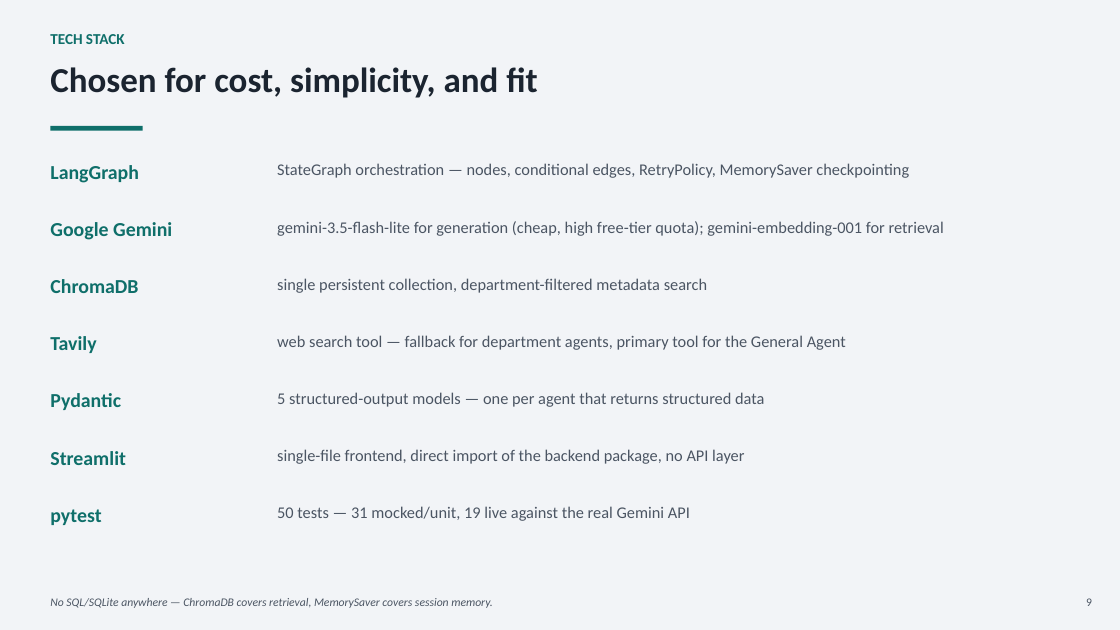
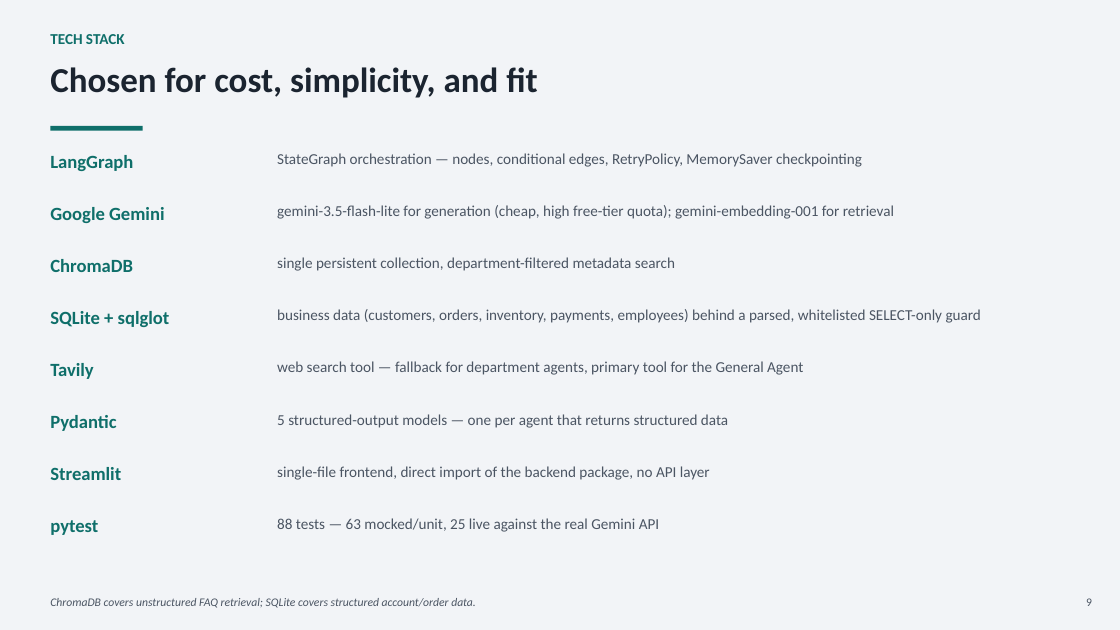
Before and after one commit to Anuj3126/agentic-support-assistant, a slide deck: slide 9 of ShopUNow_Capstone_Presentation.pptx. Drawn at 1120x630 pixels with LibreOffice and Linux fonts; fonts in the diff are those of the drawing. Boxes give left, top, right and bottom in pixels: in the first picture for what was removed or moved away, otherwise in the second. Text is boxed around its words. In the diff, an @@ line names an element or a change of style, - is before the commit and + after.

Commit message:
Update capstone presentation to match the current implementation
Covers what's shipped since the initial deck: SQL-injection guardrail,
verified-identity login (replacing the old composed thread_id), SQLite in the
tech stack, and current test counts (88 total). Testing slide's "bugs found"
now leads with the identity-spoofing and web-search-crash fixes.

```diff
--- a/ShopUNow_Capstone_Presentation.pptx
+++ b/ShopUNow_Capstone_Presentation.pptx
@@ text "LangGraph" moved from (x1=50, y1=165, x2=139, y2=183) to (x1=50, y1=155, x2=133, y2=171) @@
@@ text "StateGraph orchestration — nodes, conditional ..." moved from (x1=277, y1=163, x2=909, y2=178) to (x1=277, y1=153, x2=862, y2=167) @@
@@ text "Google Gemini" moved from (x1=50, y1=222, x2=172, y2=240) to (x1=50, y1=207, x2=164, y2=223) @@
@@ text "gemini-3.5-flash-lite for generation (cheap, high ..." moved from (x1=277, y1=221, x2=944, y2=236) to (x1=277, y1=205, x2=894, y2=219) @@
@@ text "ChromaDB" moved from (x1=50, y1=279, x2=138, y2=293) to (x1=50, y1=259, x2=133, y2=272) @@
@@ text "single persistent collection, department-filtered metadata ..." moved from (x1=277, y1=278, x2=707, y2=293) to (x1=277, y1=257, x2=675, y2=271) @@
@@ text added at (x1=50, y1=311, x2=170, y2=327), 16 pt, text #0F6F6A, bold @@
+SQLite + sqlglot
@@ text added at (x1=277, y1=309, x2=981, y2=323), 13 pt, text #4B5563 @@
+business data (customers, orders, inventory, payments, employees) behind a parsed, whitelisted SELECT-only guard
@@ size 17 to 16 pt in 7 elements at (x1=50, y1=155, x2=133, y2=171), (x1=50, y1=207, x2=164, y2=223), (x1=50, y1=259, x2=133, y2=272), (x1=50, y1=520, x2=98, y2=535), (x1=50, y1=467, x2=121, y2=480), (x1=50, y1=415, x2=116, y2=431), (x1=50, y1=363, x2=93, y2=379) @@
@@ text "Tavily" moved from (x1=50, y1=336, x2=96, y2=353) to (x1=50, y1=363, x2=93, y2=379) @@
@@ size 14 to 13 pt in 6 elements at (x1=277, y1=153, x2=862, y2=167), (x1=277, y1=205, x2=894, y2=219), (x1=277, y1=257, x2=675, y2=271), (x1=277, y1=466, x2=710, y2=480), (x1=277, y1=414, x2=728, y2=428), (x1=277, y1=361, x2=803, y2=375) @@
@@ text "web search tool — fallback ..." moved from (x1=277, y1=335, x2=846, y2=350) to (x1=277, y1=361, x2=803, y2=375) @@
@@ text "Pydantic" moved from (x1=50, y1=393, x2=121, y2=410) to (x1=50, y1=415, x2=116, y2=431) @@
@@ text "5 structured-output models — one ..." moved from (x1=277, y1=392, x2=764, y2=407) to (x1=277, y1=414, x2=728, y2=428) @@
@@ text "Streamlit" moved from (x1=50, y1=451, x2=126, y2=465) to (x1=50, y1=467, x2=121, y2=480) @@
@@ text "single-file frontend, direct import of ..." moved from (x1=277, y1=449, x2=744, y2=464) to (x1=277, y1=466, x2=710, y2=480) @@
@@ text "pytest" moved from (x1=50, y1=509, x2=101, y2=525) to (x1=50, y1=520, x2=98, y2=535) @@
@@ text at (x1=277, y1=518, x2=659, y2=532): text changed; size 14 to 13 pt @@
-50 tests — 31 mocked/unit, 19 live against the real Gemini API
+88 tests — 63 mocked/unit, 25 live against the real Gemini API
@@ text at (x1=50, y1=598, x2=476, y2=608): text changed @@
-No SQL/SQLite anywhere — ChromaDB covers retrieval, MemorySaver covers session memory.
+ChromaDB covers unstructured FAQ retrieval; SQLite covers structured account/order data.
```
Also in this commit, not shown: 6 other slides changed.
